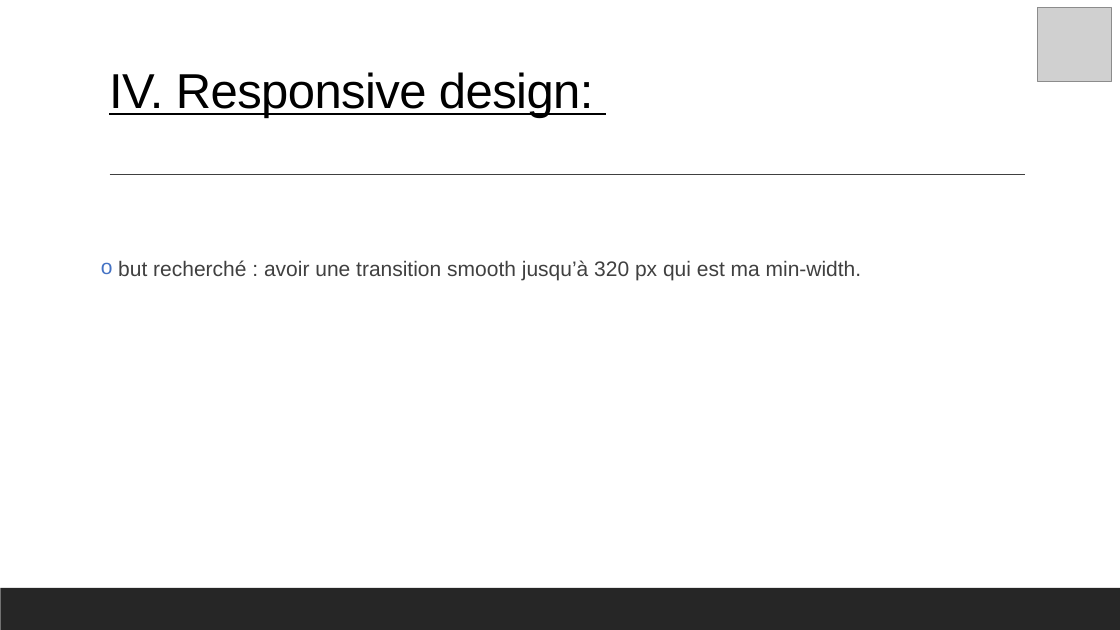
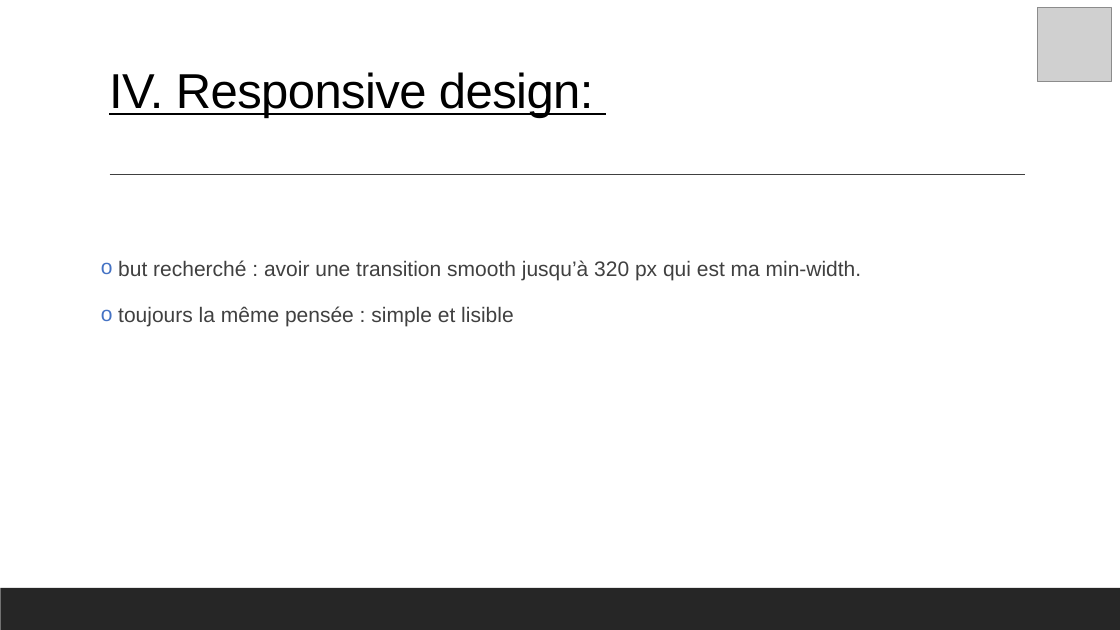
Before and after one commit to mathc28/portfolio, a slide deck: slide 10 of PrésentationP12.pptx (slide 9 before the commit). Drawn at 1120x630 pixels with LibreOffice and Linux fonts; fonts in the diff are those of the drawing; grey boxes stand for pictures. Boxes give left, top, right and bottom in pixels: in the first picture for what was removed or moved away, otherwise in the second. Text is boxed around its words. In the diff, an @@ line names an element or a change of style, - is before the commit and + after.

```diff
--- a/PrésentationP12.pptx
+++ b/PrésentationP12.pptx
@@ text at box(118, 306, 513, 327): paragraph added @@
+o toujours la même pensée : simple et lisible
```
Also in this commit, not shown: 3 other slides changed, 3 slides added, 1 slide removed, 3 other files.
